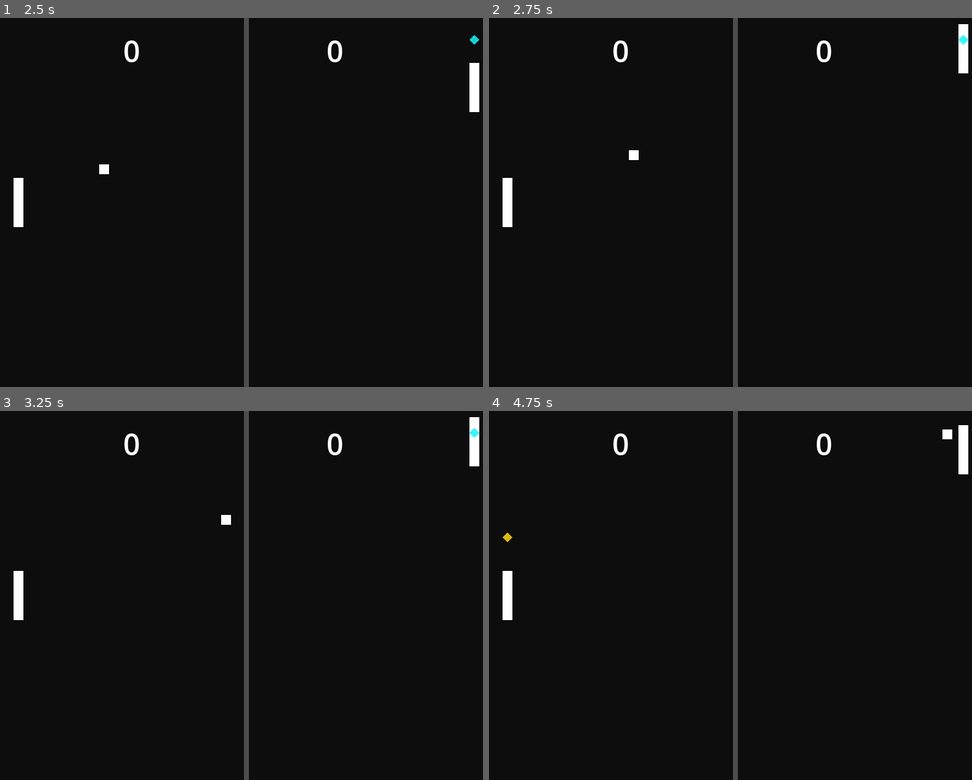
Above: before the commit, frames 1-4 (two rows, left to right).
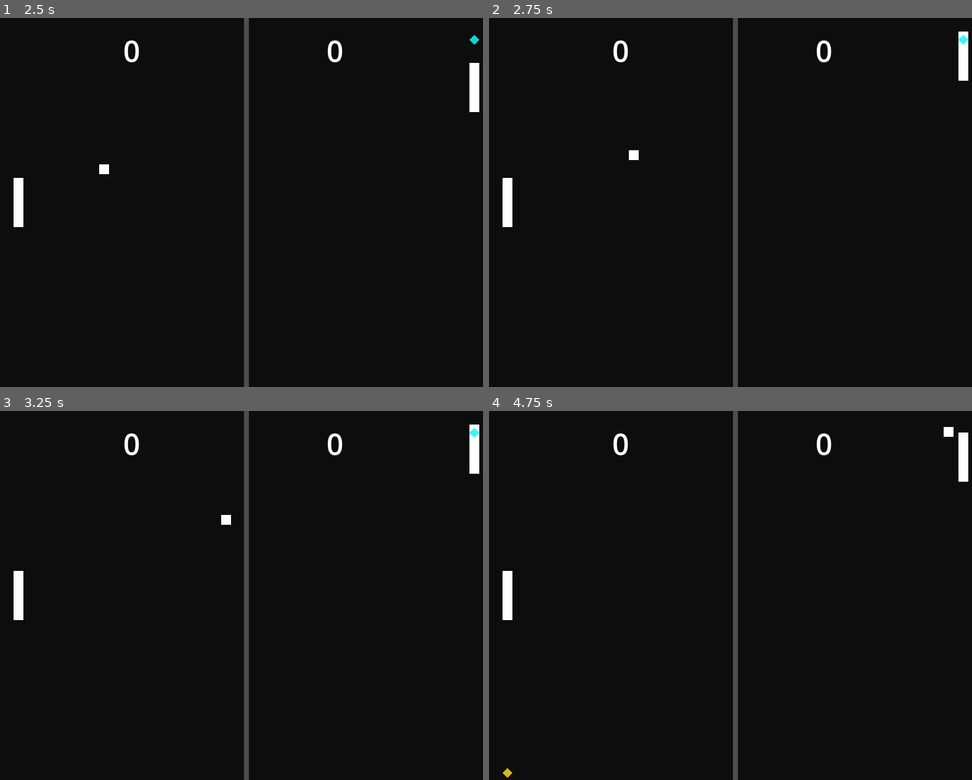
Above: after the commit, the same moments.

Repository: WoSupport/godot-pong
Game: Godot game, scene res://scenes/Main.tscn
Two runs of this game, one before a commit and one after it. Both use one fixed random seed, a clock stepped at 60 frames per second and the inputs below.
Inputs:
- Up to frame 1 (2.5 s): tap Enter (ui_accept) at 0.5, 0.77, 1.52 s; hold Up (ui_up) 0.53-1.28 s; tap 1 at 0.6 s; hold Down (ui_down) 1.28-2.03 s; tap 2 at 1.35 s; hold Up (ui_up) from 2.03 s (still down); tap 3 at 2.1 s
- Up to frame 2 (2.75 s): keep holding Up (ui_up)
- Up to frame 3 (3.25 s): keep holding Up (ui_up); tap 1 at 2.85 s; tap Enter (ui_accept) at 3.02 s
- Up to frame 4 (4.75 s): tap Enter (ui_accept) at 3.5, 3.77, 4.52 s; release Up (ui_up) at 3.53 s; hold Down (ui_down) from 3.53 s (still down); tap 2 at 3.6 s; tap 3 at 4.35 s

Frame 1 is identical in both runs. In frame 2, less than 0.1% of the frame differs, in the area x 97-100%, y 1-17%; in frame 3, less than 0.1%; in frame 4, 0.2%, in the area x 2-100%, y 3-100%.

Commit message:
AI: continuous micro-adjustment by tracking mirrored player position
Previous approach maximised distance to current player position, which
always picked the same extreme corner and made no further adjustments
once committed.

New approach: compute ideal_land = mirror(player.y) * spread, then
find the shot (from 21 candidates) that lands closest to ideal_land.
As the player moves, ideal_land shifts continuously in the opposite
direction, so best_hp and thus target_y continuously update — producing
the visible micro-adjustments the AI should make.

spread=2 ensures even a centred player gets the ball aimed toward a
corner. Steepness gating removed: hp ≤ 0.75 means max paddle offset
is 30px, always within the 40px face half-height, so face hits are
guaranteed without any incoming-angle constraint.

Co-Authored-By: Claude Sonnet 4.6 <noreply@anthropic.com>

Diff:
--- a/scripts/Game.gd
+++ b/scripts/Game.gd
@@ -173,32 +173,34 @@
 	var target_y: float
 	if approaching:
 		var landing_y := _predict_ball_y(paddle.position.x)
-		# out_x: horizontal direction the ball will travel after the AI hits it
-		var out_x := -1.0 if ball_toward_positive_x else 1.0
-
-		# Steepness limits how far off-centre we dare position the paddle.
-		# Near-parallel incoming balls get a small range so we always hit the face.
-		var steepness := clampf(absf(ball_dir.y / ball_dir.x), 0.0, 1.0)
-		var max_hp    := steepness * 0.75   # hit_pos range [-max_hp, +max_hp]
-
-		# Search over possible hit positions (which set the outgoing angle) and
-		# choose the one whose return lands furthest from the player's paddle.
-		var best_hp    := 0.0
-		var best_dist  := -1.0
-		var steps      := 10
-		for i in range(steps + 1):
-			var hp     := lerpf(-max_hp, max_hp, float(i) / steps)
-			var angle  := hp * deg_to_rad(MAX_BOUNCE_ANGLE)
+		var out_x     := -1.0 if ball_toward_positive_x else 1.0
+
+		# Ideal landing: mirror the player's position, amplified so even a
+		# centred player gets the ball aimed toward a corner.
+		# spread=2 means a player 100px above centre → ideal landing 200px below centre.
+		# As the player moves, ideal_land shifts continuously → visible micro-adjustments.
+		var ideal_land := clampf(
+			H / 2.0 - (opponent.position.y - H / 2.0) * 2.0,
+			WALL_TOP + 40.0, WALL_BOT - 40.0)
+
+		# Find the hit position (hp) whose predicted return lands closest to ideal_land.
+		# hp ∈ [-0.75, +0.75] → paddle offset ≤ 30px < 40px half-height → always face hit.
+		# 20 steps gives fine enough resolution for smooth paddle micro-adjustments.
+		var best_hp   := 0.0
+		var best_diff := 1e9
+		for i in range(21):
+			var hp      := lerpf(-0.75, 0.75, float(i) / 20.0)
+			var angle   := hp * deg_to_rad(MAX_BOUNCE_ANGLE)
 			var out_dir := Vector2(cos(angle) * out_x, sin(angle))
-			var player_land := _predict_landing_y(
+			var pl_land := _predict_landing_y(
 				paddle.position.x, landing_y, out_dir, opponent.position.x)
-			var dist := absf(player_land - opponent.position.y)
-			if dist > best_dist:
-				best_dist = dist
+			var diff    := absf(pl_land - ideal_land)
+			if diff < best_diff:
+				best_diff = diff
 				best_hp   = hp
 
-		# Position paddle so the ball strikes at best_hp:
-		#   hit_pos = (ball.y − paddle.y) / 40  →  paddle.y = ball.y − hit_pos * 40
+		# Place paddle so ball contacts at best_hp:
+		#   hit_pos = (ball.y − paddle.y) / 40  →  paddle.y = ball.y − hp * 40
 		target_y = landing_y - best_hp * 40.0
 	else:
 		target_y = H / 2.0   # ball moving away — drift to centre
